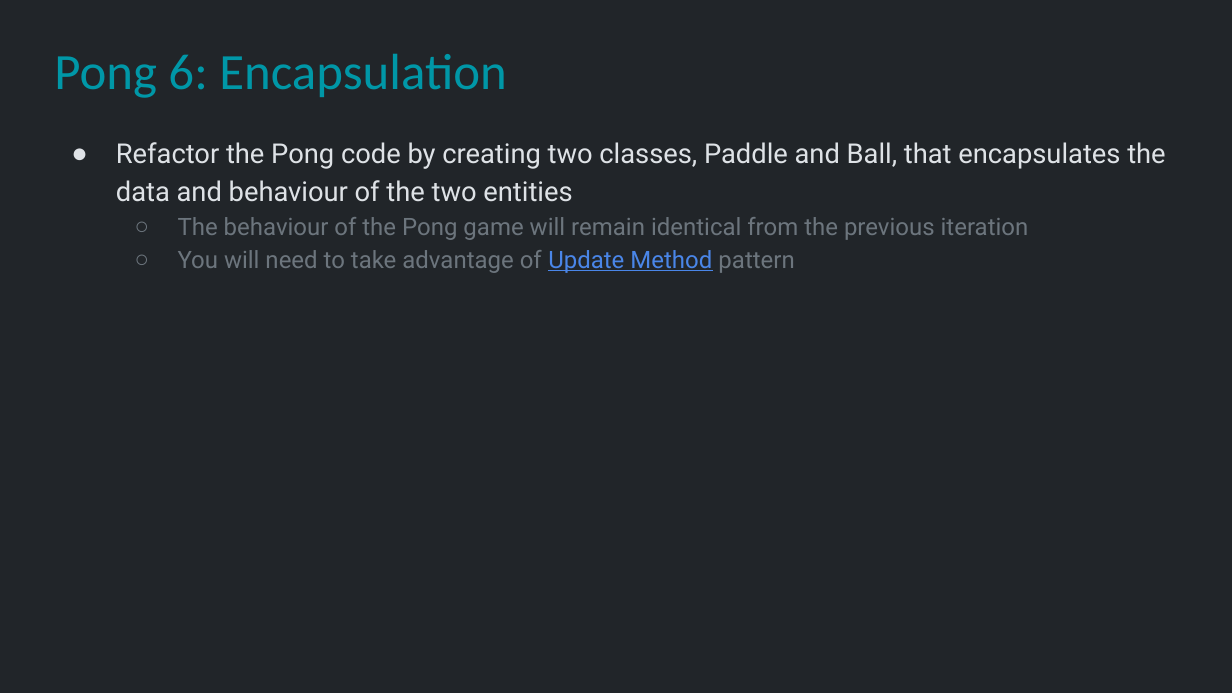
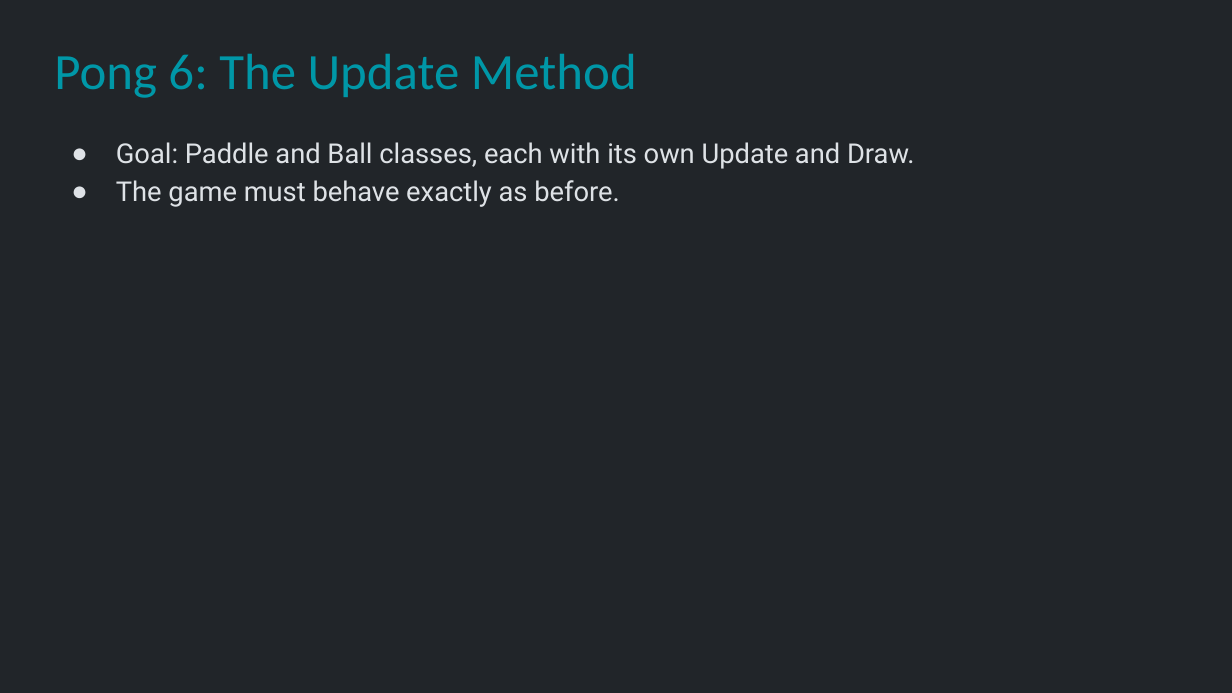
Before and after one commit to Metamate/gar, a slide deck: slide 38 of slides/01 Pong.pptx. Drawn at 1232x693 pixels with LibreOffice and Linux fonts; fonts in the diff are those of the drawing. Boxes give left, top, right and bottom in pixels: in the first picture for what was removed or moved away, otherwise in the second. Text is boxed around its words. In the diff, an @@ line names an element or a change of style, - is before the commit and + after.

```diff
--- a/slides/01 Pong.pptx
+++ b/slides/01 Pong.pptx
@@ title at (54, 54, 637, 98): text changed @@
-Pong 6: Encapsulation
+Pong 6: The Update Method
@@ text at (116, 142, 914, 207): text changed; size 14 to 16 pt @@
-● Refactor the Pong code by creating two classes, Paddle and Ball, that encapsulates the data and behaviour of the two entities
-  ○ The behaviour of the Pong game will remain identical from the previous iteration
-  ○ You will need to take advantage of Update Method pattern
+● Goal: Paddle and Ball classes, each with its own Update and Draw.
+● The game must behave exactly as before.
```
Also in this commit, not shown: 11 other slides changed, 3 other files.
